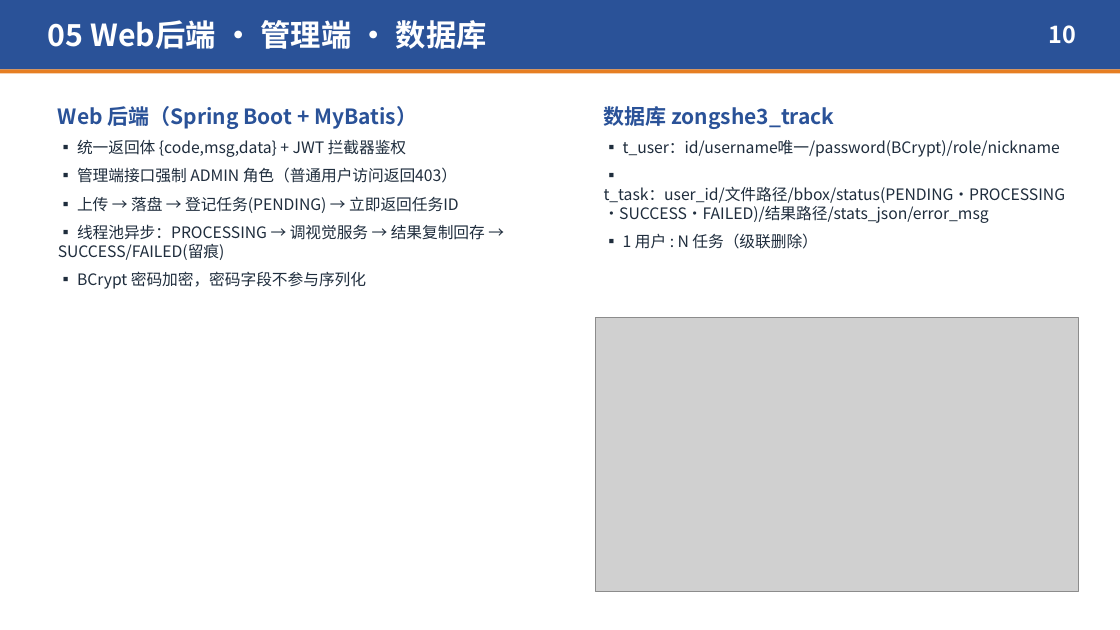
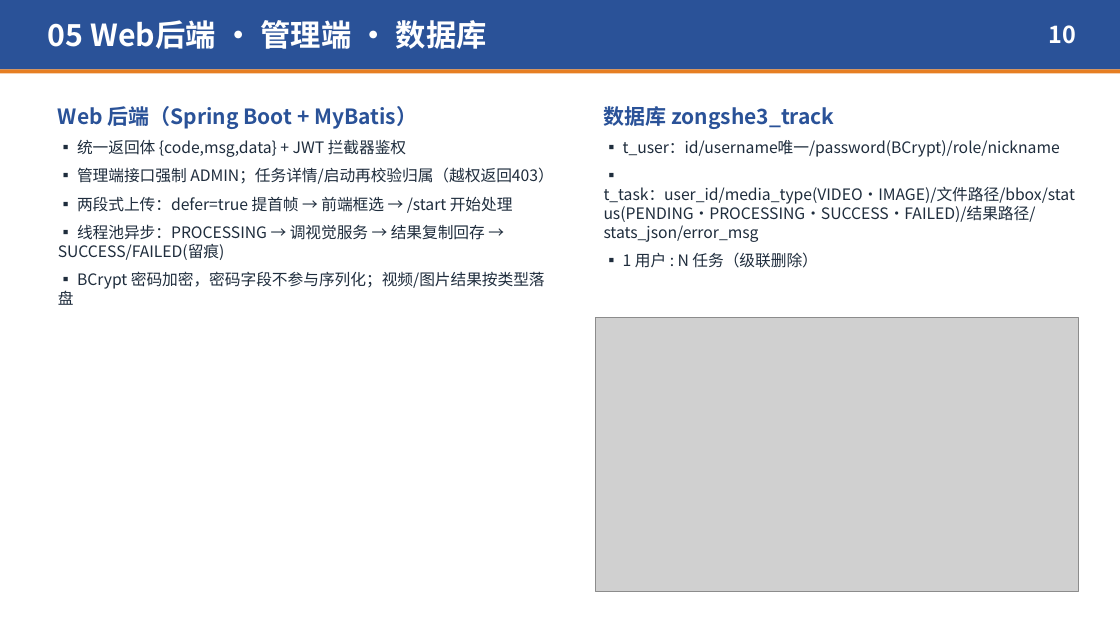
Before and after one commit to Aiden-crazy/object-tracking, a slide deck: slide 10 of 03-答辩PPT/综合实践III答辩PPT-单目标跟踪系统.pptx. Drawn at 1120x630 pixels with LibreOffice and Linux fonts; fonts in the diff are those of the drawing; grey boxes stand for pictures. Boxes give left, top, right and bottom in pixels: in the first picture for what was removed or moved away, otherwise in the second. Text is boxed around its words. In the diff, an @@ line names an element or a change of style, - is before the commit and + after.

Commit message:
fix: 对照任务书与报告做合规核查，修复越权/防抖失效等缺陷并支持图片素材
依据《综合实践III任务书》与课程设计报告逐项核对，修正文档与代码不一致处：

视觉模块（vision）
- 修复丢失确认防抖失效：直方图校验只在每5帧执行，中间帧会把连续计数清零，
  导致 LOST_CONFIRM(3) 形同虚设；改为仅在校验帧更新计数并新增越界连续帧计数 OOB_CONFIRM。
  同一测试视频：搜索帧 74 -> 64，正常跟踪帧 346 -> 356，仍能第199帧丢失、第262帧找回。
- 新增图片素材链路 process_image()：任务书要求"提交图片或者视频"，此前上传图片会当作
  视频处理而失败；现输出标注目标框的结果图，统计口径与视频一致。
- 新增 imread_unicode()（cv2.imread 同样不支持中文路径）；extract_first_frame 兼容图片。
- 文档字符串去掉未实现的 ORB 描述，改为实际的多尺度灰度模板匹配；GUI 实时 FPS 此前恒为 0。

后端（server）
- 修复越权访问：/api/task/{id} 与 /api/task/{id}/start 未校验任务归属，
  任意登录用户可读取/启动他人任务，现补充归属校验并返回 403。
- 支持图片任务结果落盘为 *_tracked.jpg；media_type 判定改为扩展名优先。
- 视觉服务接口文档与 prepare 调用补充完整。

前端（网页检测端 + 小程序）
- 支持图片素材：选图后直接进入框选步骤，结果按类型用 video/img 展示。
- 小程序支持视频或图片，页面文案同步。

工具与文档
- 修复 build_jar_nomaven.ps1 只更新 class、不刷新 src/main/resources 的缺陷
  （改了前端页面/配置后打出的 jar 仍是旧内容），并补回 UTF-8 BOM。
- 新增 tools/regression_test.py：50 项端到端回归断言，退出码可直接用于自检。
- 修正 web_screens/test_* 脚本里写死的桌面路径，改为仓库内相对定位。
- 报告 docx 与答辩 PPT 同步修正过时描述（ORB、坐标输入、中央框选、环境版本、
  接口清单、启动步骤、展望），并更新实测数据；README 增加任务书对照自检与回归测试说明。

```diff
--- a/03-答辩PPT/综合实践III答辩PPT-单目标跟踪系统.pptx
+++ b/03-答辩PPT/综合实践III答辩PPT-单目标跟踪系统.pptx
@@ text at box(77, 167, 554, 213): text changed @@
-▪ 管理端接口强制 ADMIN 角色（普通用户访问返回403）
-▪ 上传 → 落盘 → 登记任务(PENDING) → 立即返回任务ID
+▪ 管理端接口强制 ADMIN；任务详情/启动再校验归属（越权返回403）
+▪ 两段式上传：defer=true 提首帧 → 前端框选 → /start 开始处理
@@ text at box(604, 187, 1075, 242): text changed @@
-▪ t_task：user_id/文件路径/bbox/status(PENDING·PROCESSING·SUCCESS·FAILED)/结果路径/stats_json/error_msg
+▪ t_task：user_id/media_type(VIDEO·IMAGE)/文件路径/bbox/status(PENDING·PROCESSING·SUCCESS·FAILED)/结果路径/stats_json/error_msg
@@ text at box(58, 271, 545, 305): text changed @@
-▪ BCrypt 密码加密，密码字段不参与序列化
+▪ BCrypt 密码加密，密码字段不参与序列化；视频/图片结果按类型落盘
```
Also in this commit, not shown: 10 other slides changed, 37 other files.
